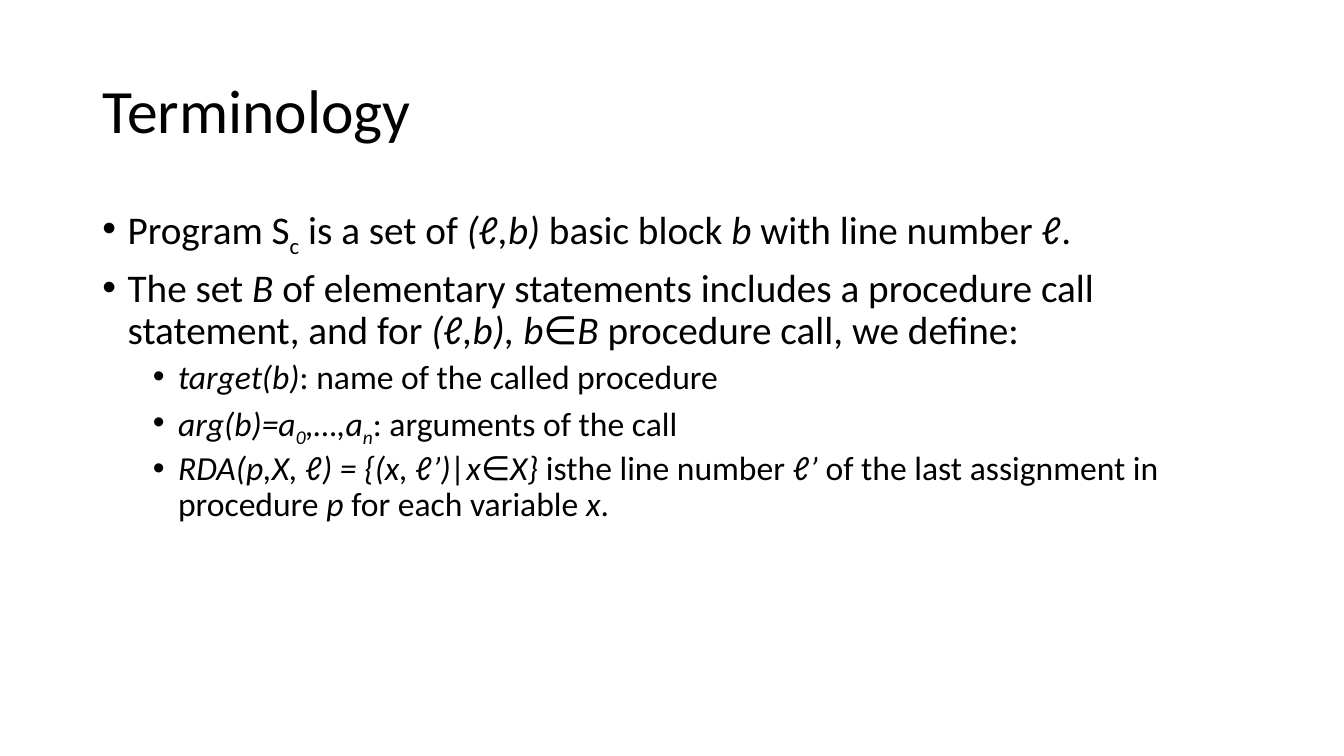
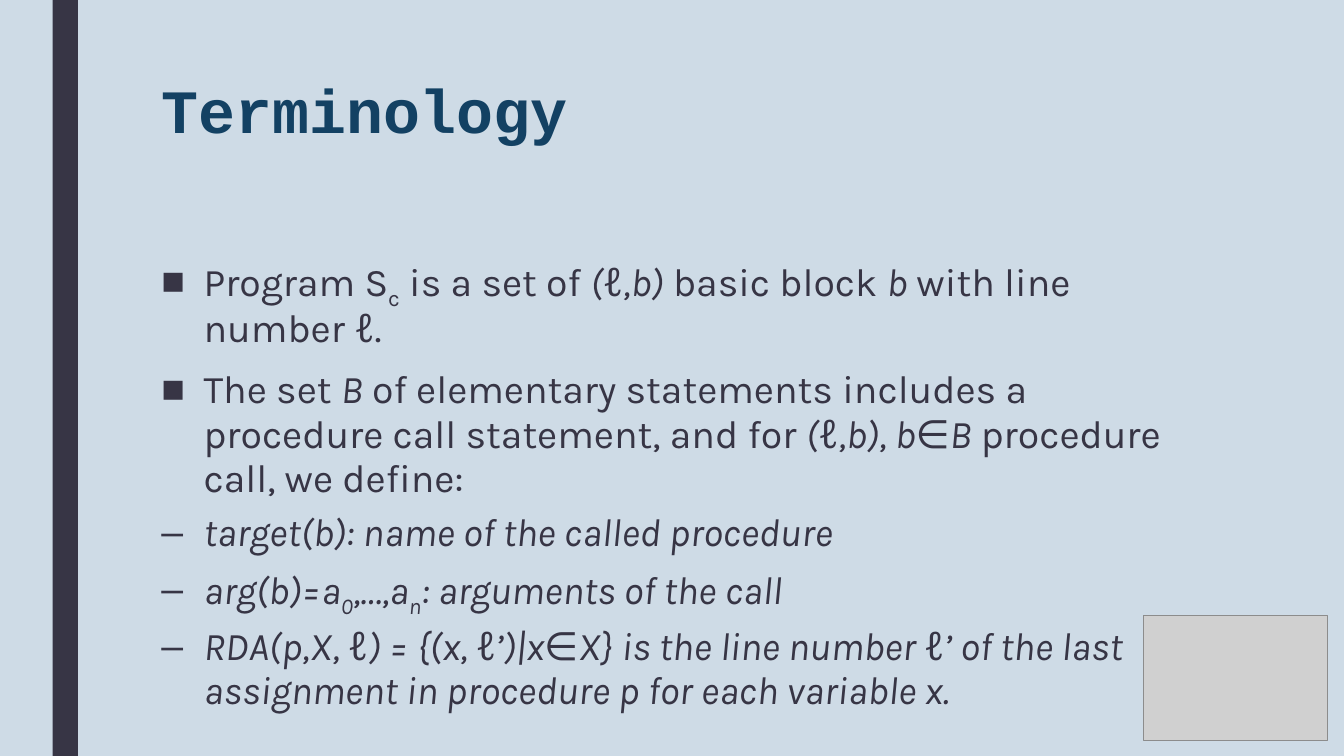
Before and after one commit to MultilingualStaticAnalysis/MLSA, a slide deck: slide 10 of Doc/LBB ICSoft2017 Slides v0.pptx. Drawn at 1344x756 pixels with LibreOffice and Linux fonts; fonts in the diff are those of the drawing; grey boxes stand for pictures. Boxes give left, top, right and bottom in pixels: in the first picture for what was removed or moved away, otherwise in the second. Text is boxed around its words. In the diff, an @@ line names an element or a change of style, - is before the commit and + after.

```diff
--- a/Doc/LBB ICSoft2017 Slides v0.pptx
+++ b/Doc/LBB ICSoft2017 Slides v0.pptx
@@ background #FFFFFF to #CEDBE6 @@
@@ rectangle added at [52, 0, 78, 756], fill #373545 @@
@@ title "Terminology": place and size @@
-title "Terminology" at [102, 90, 410, 144]
+title "Terminology" at [161, 89, 568, 146]
@@ title "Terminology" at [161, 89, 568, 146]: font Calibri to Courier New, text colour #000000 to #134163, bold on; line spacing 0.9 to 0.89; vertical alignment middle to top @@
@@ text "Program Sc is a set ...": place and size @@
-text "Program Sc is a set ..." at [128, 215, 1158, 522]
+text "Program Sc is a set ..." at [204, 267, 1161, 714]
@@ text at [204, 267, 1161, 614]: font Calibri to Karla, text colour #000000 to #373545 in "Program Sc is a set of (ℓ,b) ...", "The set B of elementary statements includes ...", "target(b): name of the called procedure", "arg(b)=a0,…,an: arguments of the call"; size 24 to 28 pt, italic on in "target(b): name of the called procedure", "arg(b)=a0,…,an: arguments of the call"; bullet • to ■; line spacing 0.9 to 0.94; more space between paragraphs; bullet • to – @@
@@ picture added at [1144, 616, 1328, 741] @@
@@ text at [204, 630, 1122, 714]: text changed; size 24 to 28 pt; font Calibri to Karla; text colour #000000 to #373545; italic on @@
-  • RDA(p,X, ℓ) = {(x, ℓ’)|x∈X} isthe line number ℓ’ of the last assignment in procedure p for each variable x.
+  – RDA(p,X, ℓ) = {(x, ℓ’)|x∈X} is the line number ℓ’ of the last assignment in procedure p for each variable x.
```
Also in this commit, not shown: 15 other slides changed, 6 other files.
